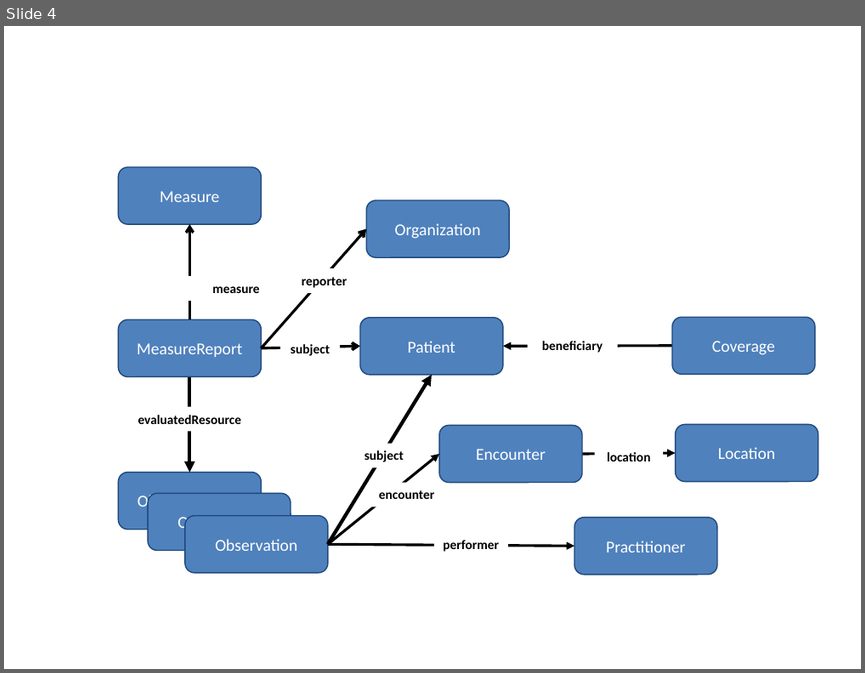
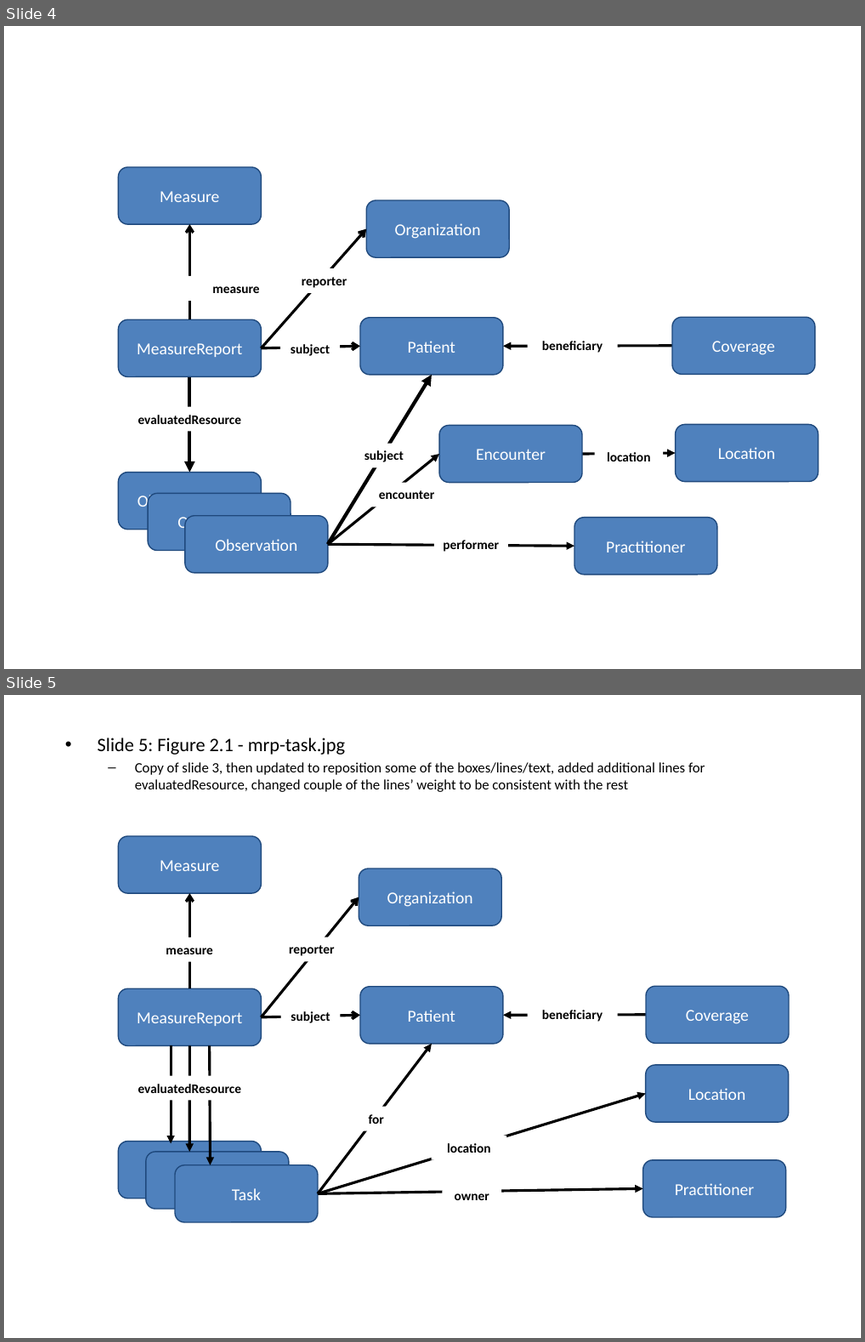
Before and after one commit to HL7/davinci-deqm, a slide deck: input/images/source/DEQM Resource Diagram - MRP.pptx. Shown one above the other, each under a label of ours: slide 4 before the commit, slides 4 and 5 after it. The pictures are 865x673 and 865x1342 pixels, drawn with LibreOffice and Linux fonts; fonts in the diff are those of the drawing. Boxes give left, top, right and bottom in pixels: in the first picture for what was removed or moved away, otherwise in the second. Text is boxed around its words. In the diff, an @@ line names an element or a change of style, - is before the commit and + after.

Commit message:
updated COL and MRP resources diagrams to reposition and a few edits and for better resolution; also renamed those image files. updated mrp and col mark up file, minor formatting edit to gic page. minor edit to vte1.md to remove a strange symbol

```diff
--- a/input/images/source/DEQM Resource Diagram - MRP.pptx
+++ b/input/images/source/DEQM Resource Diagram - MRP.pptx
@@ slide 5 added at (4,695,861,1338), background #FFFFFF @@
@@ text added at (98,737,704,792), 12 pt, text #000000 @@
+• Slide 5: Figure 2.1 - mrp-task.jpg
+  – Copy of slide 3, then updated to reposition some of the boxes/lines/text, added additional lines for evaluatedResource, changed couple of the lines’ weight to be consistent with the rest
@@ rounded rectangle added at (118,836,261,894), fill #4F81BD, outline #1F497D 1 pt, 14 pt, text #FFFFFF @@
+Measure
@@ rounded rectangle added at (358,868,502,925), fill #4F81BD, outline #1F497D 1 pt, 14 pt, text #FFFFFF @@
+Organization
@@ arrow added from (190, 989) to (190, 893), #000000 2.25 pt @@
@@ arrow added from (261, 1017) to (358, 897), #000000 2.25 pt @@
@@ text added at (166,947,212,954), 11 pt, text #000000, bold @@
+measure
@@ text added at (289,945,335,956), 11 pt, text #000000, bold @@
+reporter
@@ rounded rectangle added at (118,989,261,1046), fill #4F81BD, outline #1F497D 1 pt, 14 pt, text #FFFFFF @@
+MeasureReport
@@ rounded rectangle added at (360,987,504,1043), fill #4F81BD, outline #1F497D 1 pt, 14 pt, text #FFFFFF @@
+Patient
@@ rounded rectangle added at (646,986,789,1043), fill #4F81BD, outline #1F497D 1 pt, 14 pt, text #FFFFFF @@
+Coverage
@@ arrow added from (261, 1017) to (360, 1015), #000000 2.25 pt @@
@@ text added at (290,1011,330,1023), 11 pt, text #000000, bold @@
+subject
@@ arrow added from (646, 1015) to (503, 1015), #000000 2.25 pt @@
@@ text added at (542,1009,602,1021), 11 pt, text #000000, bold @@
+beneficiary
@@ arrow added from (171, 1045) to (171, 1143), #000000 2.25 pt @@
@@ arrow added from (190, 1045) to (190, 1151), #000000 2.25 pt @@
@@ arrow added from (210, 1045) to (211, 1164), #000000 2.25 pt @@
@@ arrow added from (318, 1194) to (432, 1043), #000000 2.25 pt @@
@@ rounded rectangle added at (646,1064,789,1122), fill #4F81BD, outline #1F497D 1 pt, 14 pt, text #FFFFFF @@
+Location
@@ text added at (138,1083,242,1093), 11 pt, text #000000, bold @@
+evaluatedResource
@@ arrow added from (318, 1194) to (646, 1094), #000000 2.25 pt @@
@@ text added at (369,1114,384,1123), 11 pt, text #000000, bold @@
+for
@@ rounded rectangle added at (118,1140,261,1198), fill #4F81BD, outline #1F497D 1 pt, 14 pt, text #FFFFFF @@
+Task
@@ rounded rectangle added at (146,1151,290,1209), fill #4F81BD, outline #1F497D 1 pt, 14 pt, text #FFFFFF @@
+Task
@@ text added at (447,1143,491,1152), 11 pt, text #000000, bold @@
+location
@@ rounded rectangle added at (175,1164,318,1222), fill #4F81BD, outline #1F497D 1 pt, 14 pt, text #FFFFFF @@
+Task
@@ rounded rectangle added at (643,1159,786,1217), fill #4F81BD, outline #1F497D 1 pt, 14 pt, text #FFFFFF @@
+Practitioner
@@ arrow added from (318, 1194) to (643, 1189), #000000 2.25 pt @@
@@ text added at (454,1193,489,1200), 11 pt, text #000000, bold @@
+owner
```
Also in this commit, not shown: 1 other slide added, 18 other files.
